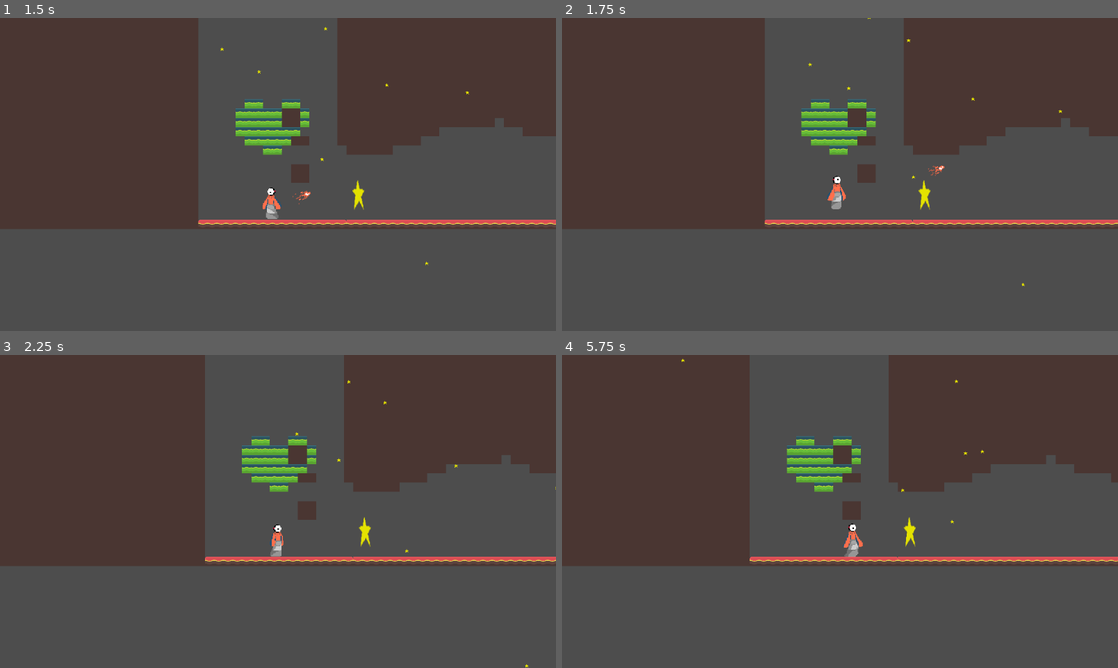
Above: before the commit, frames 1-4 (two rows, left to right).
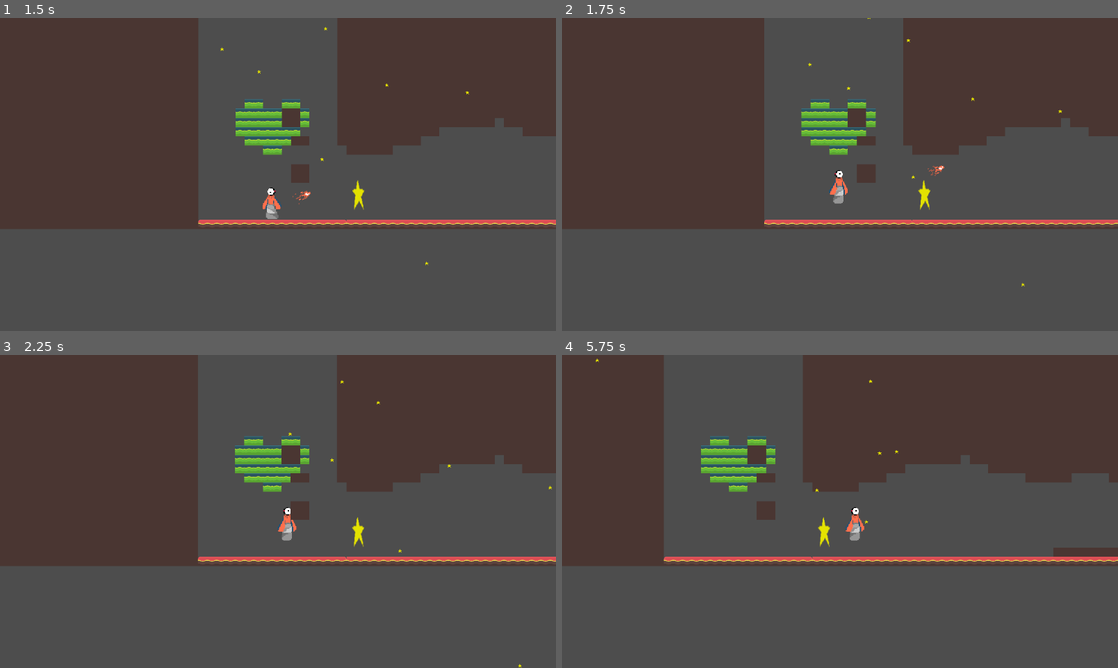
Above: after the commit, the same moments.

Repository: unsaltedkale/Quilt
Game: Godot game, scene res://TitleScreen.tscn
The game is run twice, just before and just after one commit, with the same random seed, the same clock (stepped at 60 frames per second) and the same inputs. The engine's default icon, where the game draws it, is replaced by a stand-in: a white triangle on a blue panel in a dark square. Sound files missing from this copy of the repository are replaced by a short silence.
Inputs (mouse positions are in pixels of both pictures, inside the frame that each line leads up to):
- Up to frame 1 (1.5 s): click "PLAY" at 0.5 s; move the mouse to (400, 158) at 1.27 s; hold D (move_right) from 1.28 s (still down); tap S (crouch) at 1.35 s; click (400, 158) at 1.42 s
- Up to frame 2 (1.75 s): keep holding D (move_right); tap Space (jump) at 1.52 s
- Up to frame 3 (2.25 s): keep holding D (move_right); move the mouse to (166, 527) at 2.02 s; click (166, 527) at 2.1 s
- Up to frame 4 (5.75 s): tap Space (jump) at 2.27, 3.77, 4.52, 5.27 s; move the mouse to (895, 442) at 2.77 s; release D (move_right) at 2.78 s; hold A (move_left) 2.78-3.53 s; tap E (interact) at 2.85, 5.1 s; move the mouse to (812, 574) at 3.52 s; hold D (move_right) 3.53-5.03 s; tap S (crouch) at 3.6 s; click (812, 574) at 3.67 s; move the mouse to (1006, 558) at 4.27 s; click (1006, 558) at 4.35 s; move the mouse to (673, 464) at 5.02 s; hold A (move_left) from 5.03 s (still down)

Frame 1 is identical in both runs. In frame 2, 0.3% of the frame differs, in the area x 36-99%, y 0-86%; in frame 3, 3.4%; in frame 4, 21%, in the area x 6-100%, y 0-67%.

Commit message:
can now play animations on the player for cutscenes

Diff:
--- /dev/null
+++ b/Alex's Folder/cutscene_event_resources/animation_cs_event.gd
@@ -0,0 +1,14 @@
+@tool
+extends cutscene_event
+class_name animation_cutscene_event
+
+@export var animator: NodePath
+@export var animation_name: String
+
+
+func execute(cutscene_trigger: Node) -> void:
+	var animatorp = cutscene_trigger.get_node("../" + str(animator) + "/AnimatedSprite2D")
+
+	animatorp.play(animation_name)
+
+	await animatorp.animation_finished
--- a/Alex's Folder/cutscene_event_resources/cutscenes/after_fall_test_cutscene_movement_1.tres
+++ b/Alex's Folder/cutscene_event_resources/cutscenes/after_fall_test_cutscene_movement_1.tres
@@ -8,6 +8,4 @@
 target = Vector2(600, 0)
 time = 3.0
 is_relative = true
-delay_before = 3.0
-delay_after = 3.0
 metadata/_custom_type_script = "uid://cvo6goabck1ac"
--- /dev/null
+++ b/Alex's Folder/cutscene_event_resources/cutscenes/after_tall_animation_test.tres
@@ -0,0 +1,9 @@
+[gd_resource type="Resource" script_class="animation_cutscene_event" load_steps=2 format=3 uid="uid://ddqc28mjc46b8"]
+
+[ext_resource type="Script" uid="uid://84oaxla2j74g" path="res://Alex's Folder/cutscene_event_resources/animation_cs_event.gd" id="1_tcdpu"]
+
+[resource]
+script = ExtResource("1_tcdpu")
+animator = NodePath("Player")
+animation_name = "stop"
+metadata/_custom_type_script = "uid://84oaxla2j74g"
--- a/Alex's Folder/cutscene_event_resources/cutscenes/test_cutscene_container_after_fall.tres
+++ b/Alex's Folder/cutscene_event_resources/cutscenes/test_cutscene_container_after_fall.tres
@@ -1,9 +1,10 @@
-[gd_resource type="Resource" script_class="cutscene_container" load_steps=3 format=3 uid="uid://2x73w31w760w"]
+[gd_resource type="Resource" script_class="cutscene_container" load_steps=4 format=3 uid="uid://2x73w31w760w"]
 
 [ext_resource type="Script" uid="uid://bqmpakucoot4i" path="res://Alex's Folder/cutscene_event_resources/cutscene_container.gd" id="1_lejka"]
 [ext_resource type="Resource" uid="uid://u0c2s6rtiisa" path="res://Alex's Folder/cutscene_event_resources/cutscenes/after_fall_test_cutscene_movement_1.tres" id="1_uu8la"]
+[ext_resource type="Resource" uid="uid://ddqc28mjc46b8" path="res://Alex's Folder/cutscene_event_resources/cutscenes/after_tall_animation_test.tres" id="2_hofml"]
 
 [resource]
 script = ExtResource("1_lejka")
-events = [ExtResource("1_uu8la")]
+events = [ExtResource("1_uu8la"), ExtResource("2_hofml")]
 metadata/_custom_type_script = "uid://bqmpakucoot4i"
Not shown, added: Alex's Folder/cutscene_event_resources/animation_cs_event.gd.uid
Not shown, changed: .DS_Store
